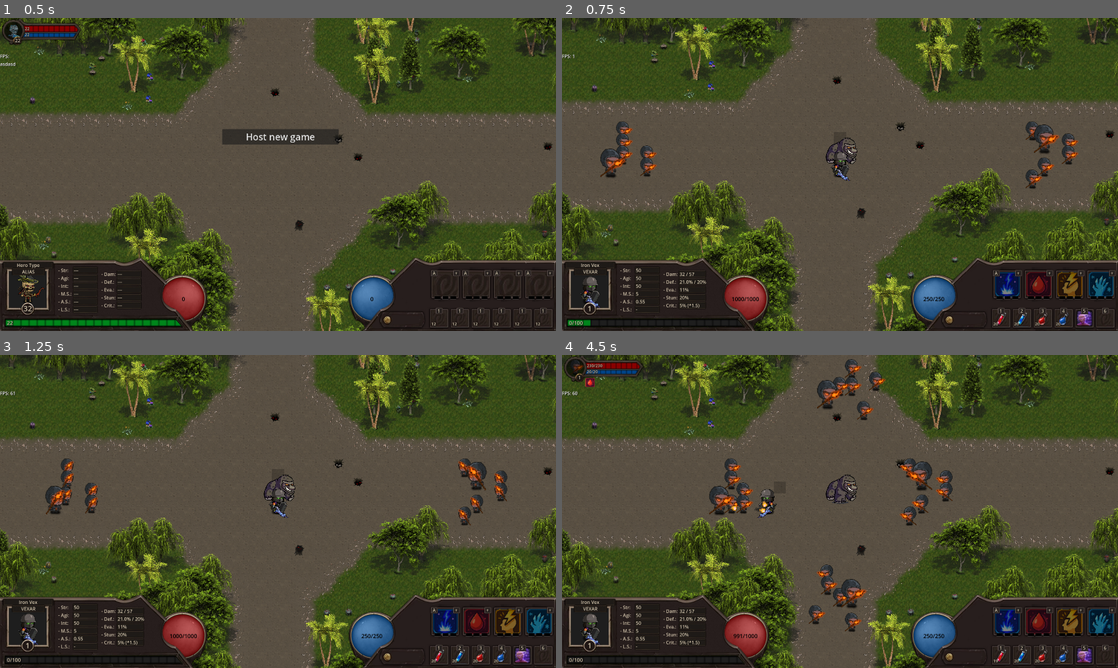
Above: before the commit, frames 1-4 (two rows, left to right).
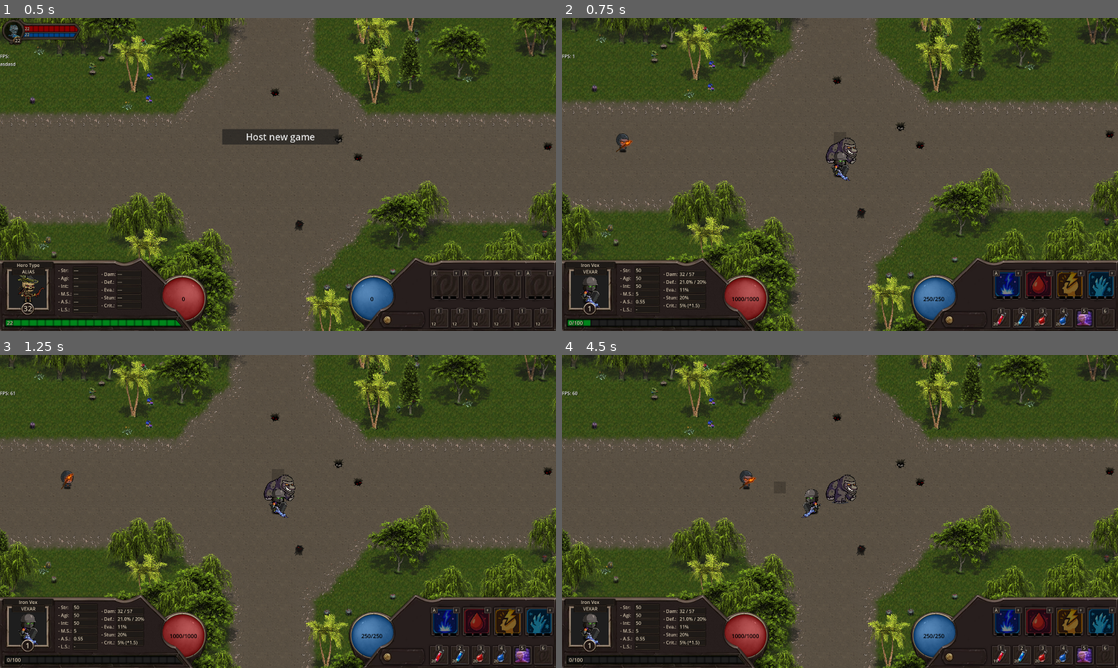
Above: after the commit, the same moments.

Repository: LucasJappert/moomoo-lan-party
Game: Godot game, scene res://scenes/my_main_scene.tscn
The game is run twice, just before and just after one commit, with the same random seed, the same clock (stepped at 60 frames per second) and the same inputs.
Inputs (mouse positions are in pixels of both pictures, inside the frame that each line leads up to):
- Up to frame 1 (0.5 s): no input
- Up to frame 2 (0.75 s): click "Host new game" at 0.5 s
- Up to frame 3 (1.25 s): no input
- Up to frame 4 (4.5 s): tap Enter at 1.25 s; drag from (840, 505) to (628, 486) at 1.27 s; drag from (656, 480) to (840, 511) at 2.02 s; move the mouse to (678, 505) at 2.77 s; hold D 2.78-3.5 s; tap 1 at 2.85 s; click (678, 505) at 2.92 s; drag from (734, 505) to (673, 464) at 3.52 s; drag from (734, 467) to (867, 511) at 4.27 s

Frame 1 is identical in both runs. In frame 2, 1.3% of the frame differs, in the area x 6-93%, y 33-55%; in frame 3, 1.2%; in frame 4, 4.1%, in the area x 0-71%, y 0-91%.

Commit message:
Review exp when attacking an enemy

Diff:
--- a/scripts/controllers/enemies_waves_controller.gd
+++ b/scripts/controllers/enemies_waves_controller.gd
@@ -33,4 +33,4 @@
 
 			# enemy.can_attack = false
 			GameManager.add_enemy(enemy)
-			# return
+			return
--- a/scripts/entity/combat_data/combat_data.gd
+++ b/scripts/entity/combat_data/combat_data.gd
@@ -130,7 +130,7 @@
 
 	my_owner().rpc_handler.receive_damage_or_heal(ObjectHelpers.to_dict(_di, true))
 
-	update_current_hp(-_di.total_damage)
+	update_current_hp(-_di.total_damage, _attacker)
 
 # region SETTERs
 
@@ -138,11 +138,12 @@
 	if value_to_increase == 0: return
 	if current_hp <= 0: return
 
-	var exp_by_damage = min(current_hp, abs(value_to_increase)) * 0.25
+
+	var exp_by_damage = min(current_hp, abs(value_to_increase)) * 0.1
 	current_hp += value_to_increase
 	current_hp = clamp(current_hp, 0, get_total_hp())
 
-	_try_to_give_experience_to_players(exp_by_damage) # Give experience when an enemy takes damage
+	if _attacker: _try_to_give_experience_to_players(exp_by_damage) # Give experience when an enemy takes damage
 
 	if current_hp <= 0:
 		Skill.actions_before_entity_death(my_owner(), _attacker)
Not shown, changed: TODO.md
